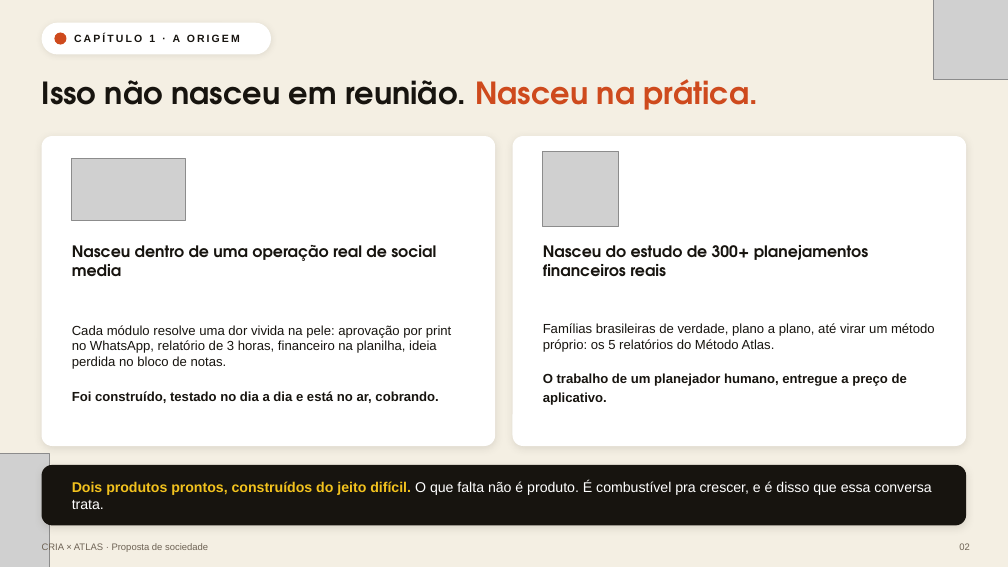
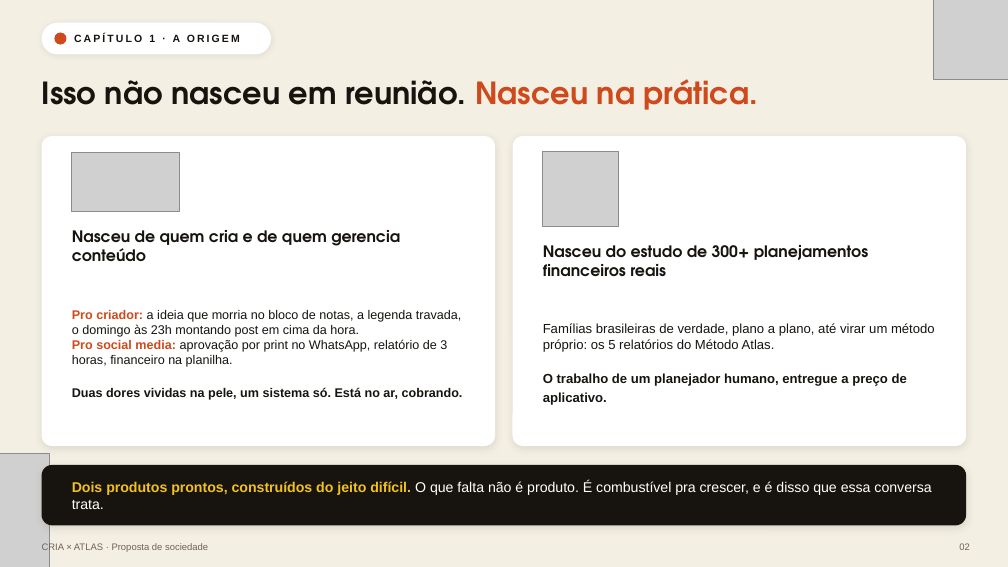
Before and after one commit to walterespindolaa/criador-estudio, a slide deck: slide 2 of CRIA/apresentacoes/CRIA-x-Atlas-Proposta-Sociedade.pptx. Drawn at 1008x567 pixels with LibreOffice and Linux fonts; fonts in the diff are those of the drawing; grey boxes stand for pictures. Boxes give left, top, right and bottom in pixels: in the first picture for what was removed or moved away, otherwise in the second. Text is boxed around its words. In the diff, an @@ line names an element or a change of style, - is before the commit and + after.

```diff
--- a/CRIA/apresentacoes/CRIA-x-Atlas-Proposta-Sociedade.pptx
+++ b/CRIA/apresentacoes/CRIA-x-Atlas-Proposta-Sociedade.pptx
@@ picture: place and size @@
-picture at (72, 159, 185, 221)
+picture at (72, 153, 179, 212)
@@ text at (72, 230, 400, 261): text changed @@
-Nasceu dentro de uma operação real de social media
+Nasceu de quem cria e de quem gerencia conteúdo
@@ text at (72, 310, 463, 400): text changed; size 12.5 to 12 pt @@
-Cada módulo resolve uma dor vivida na pele: aprovação por print no WhatsApp, relatório de 3 horas, financeiro na planilha, ideia perdida no bloco de notas.
-Foi construído, testado no dia a dia e está no ar, cobrando.
+Pro criador: a ideia que morria no bloco de notas, a legenda travada, o domingo às 23h montando post em cima da hora.
+Pro social media: aprovação por print no WhatsApp, relatório de 3 horas, financeiro na planilha.
+Duas dores vividas na pele, um sistema só. Está no ar, cobrando.
```
Also in this commit, not shown: 13 other slides changed, 6 slides added, 12 other files.
